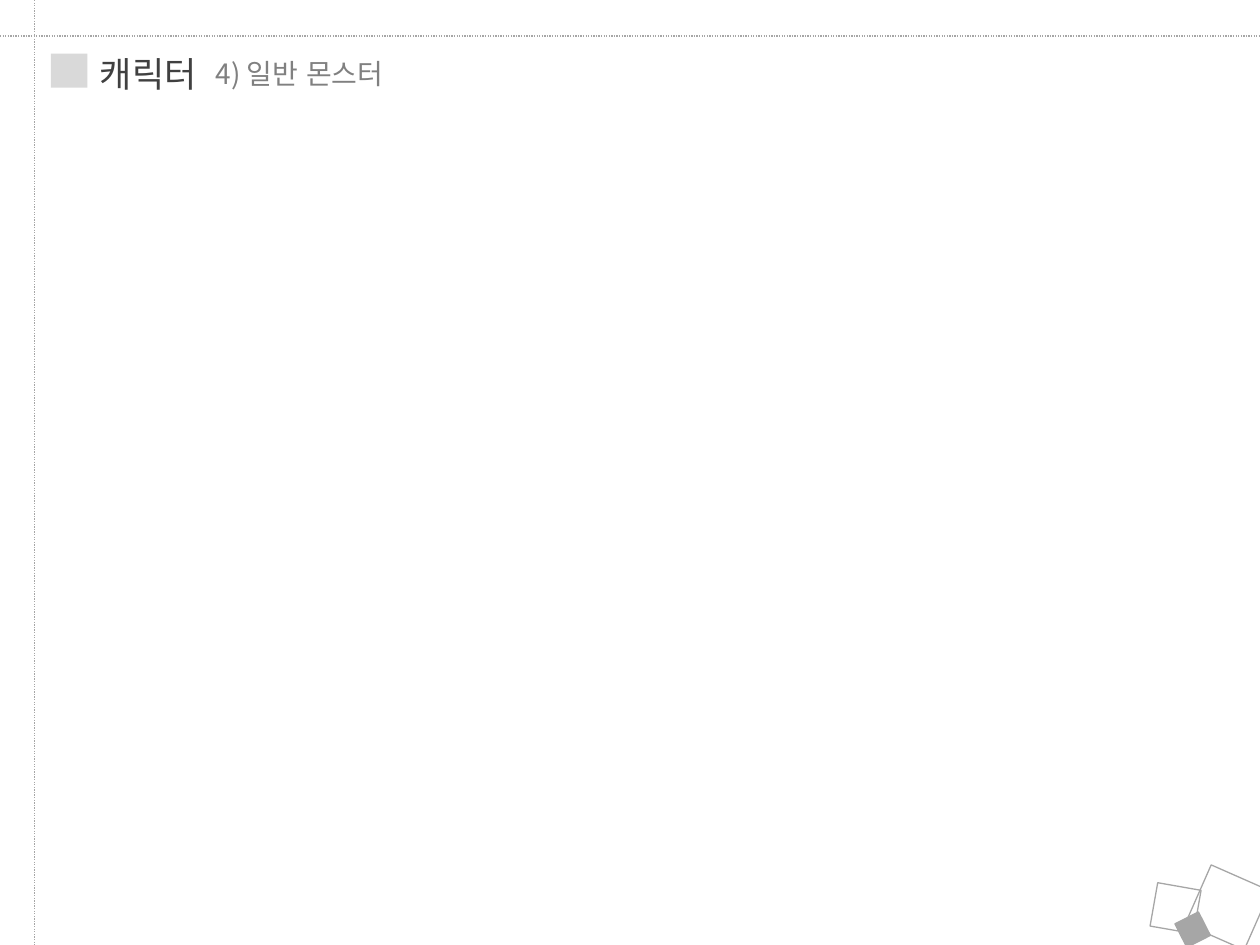
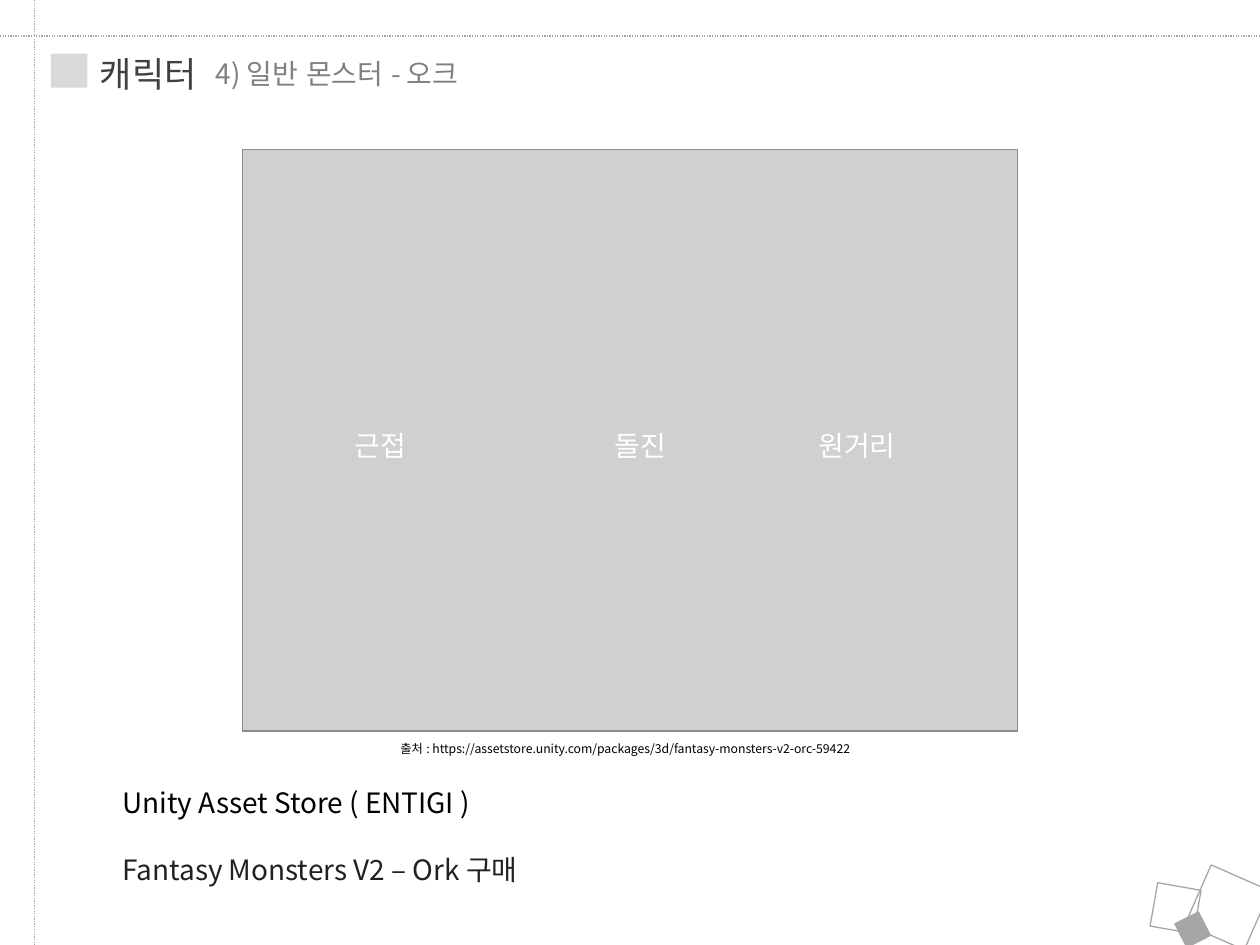
Before and after one commit to JungRobbi/ZolZak, a slide deck: slide 18 of Document/ppt.pptx (slide 17 before the commit). Drawn at 1260x945 pixels with LibreOffice and Linux fonts; fonts in the diff are those of the drawing; grey boxes stand for pictures. Boxes give left, top, right and bottom in pixels: in the first picture for what was removed or moved away, otherwise in the second. Text is boxed around its words. In the diff, an @@ line names an element or a change of style, - is before the commit and + after.

```diff
--- a/Document/ppt.pptx
+++ b/Document/ppt.pptx
@@ text at [216,61,458,89]: text changed @@
-4) 일반 몬스터
+4) 일반 몬스터 - 오크
@@ picture added at [242,150,1017,731] @@
@@ text added at [355,433,896,458], 16 pt, text #FFFFFF @@
+근접 돌진 원거리
@@ text added at [122,743,850,887], 7 pt, text #000000 @@
+출처 : https://assetstore.unity.com/packages/3d/fantasy-monsters-v2-orc-59422
+Unity Asset Store ( ENTIGI )
+Fantasy Monsters V2 – Ork 구매
```
Also in this commit, not shown: 9 other slides changed, 4 slides added, 2 other files.
